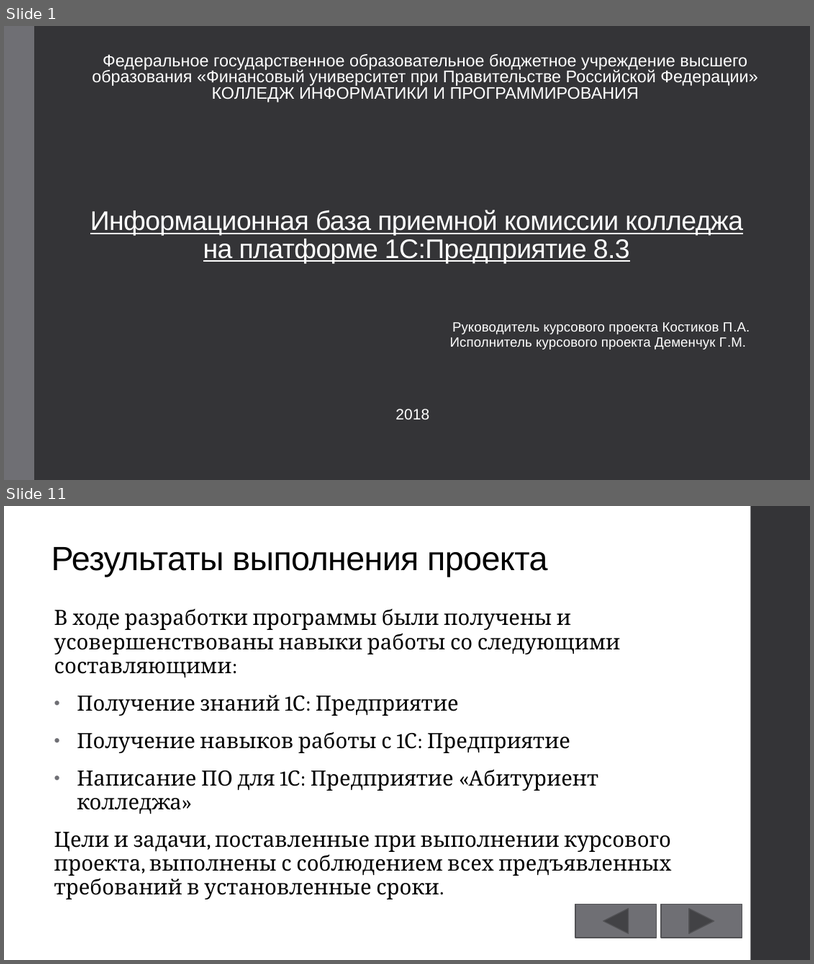
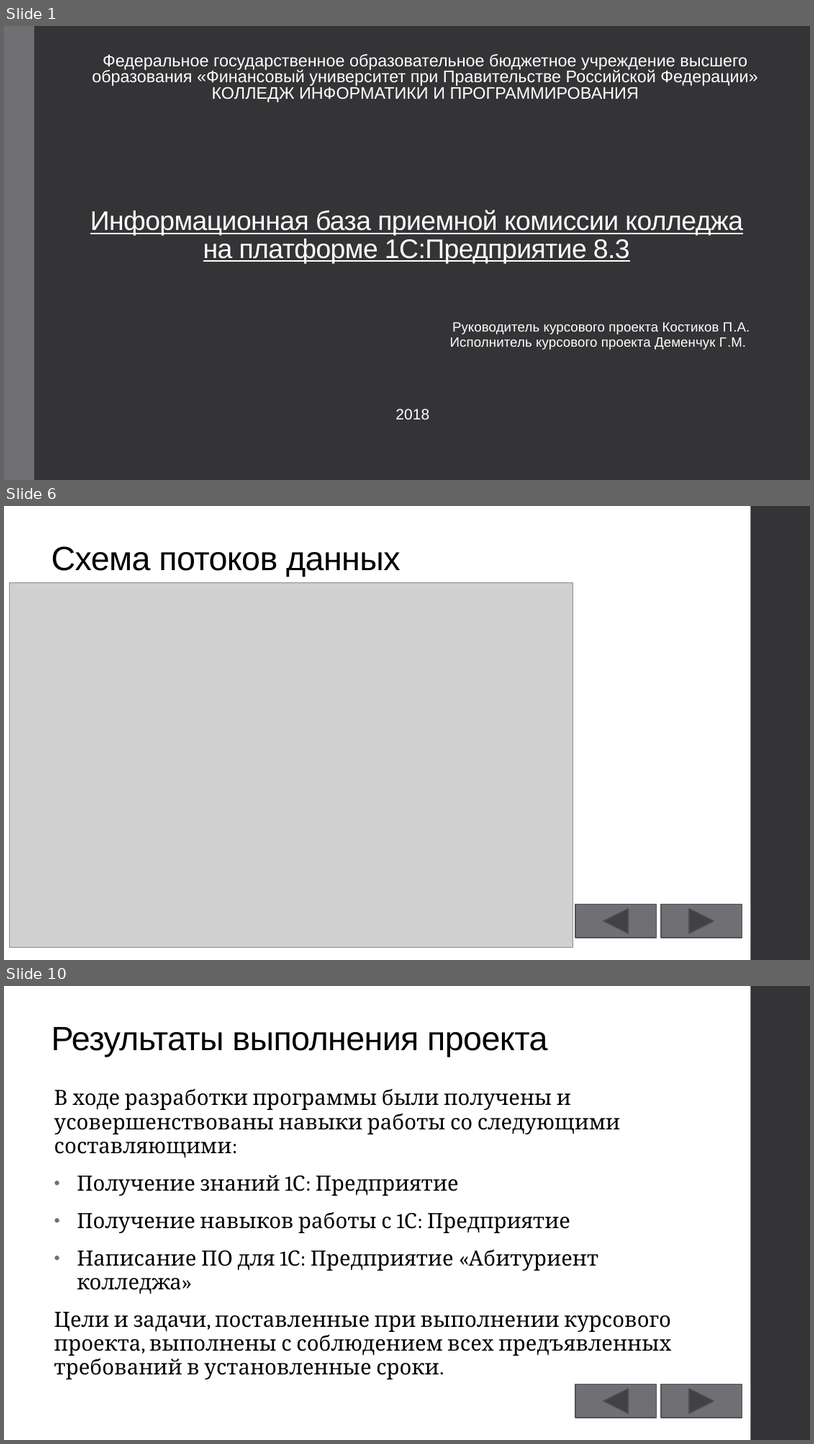
Before and after one commit to GeorgiyDemo/KIP, a slide deck: Course III/БД/1C/Курсовой/Презентация.pptx. Shown one above the other, each under a label of ours: slides 1 and 11 before the commit, slides 1, 6 and 10 after it; the slides between them are not shown. The pictures are 814x964 and 814x1444 pixels, drawn with LibreOffice and Linux fonts; fonts in the diff are those of the drawing; grey boxes stand for pictures. Boxes give left, top, right and bottom in pixels: in the first picture for what was removed or moved away, otherwise in the second. Text is boxed around its words. In the diff, an @@ line names an element or a change of style, - is before the commit and + after.

```diff
--- a/Course III/БД/1C/Курсовой/Презентация.pptx
+++ b/Course III/БД/1C/Курсовой/Презентация.pptx
@@ slide 6 added at bbox=[4, 506, 810, 960], background #FFFFFF; not listed: 1 template element that a slide beside it also shows @@
@@ title added at bbox=[52, 546, 401, 577], 40 pt, text #000000 @@
+Схема потоков данных
@@ picture added at bbox=[10, 583, 574, 947] @@
@@ action button back previous added at bbox=[576, 904, 657, 937], fill #6F6F74, outline #525256 1.1 pt @@
@@ action button forward next added at bbox=[661, 904, 743, 937], fill #6F6F74, outline #525256 1.1 pt @@
@@ what was slide 11 is now slide 10 @@
```
Also in this commit, not shown: 4 slides changed, 3 other slides added, 5 slides removed, 1 other file.
